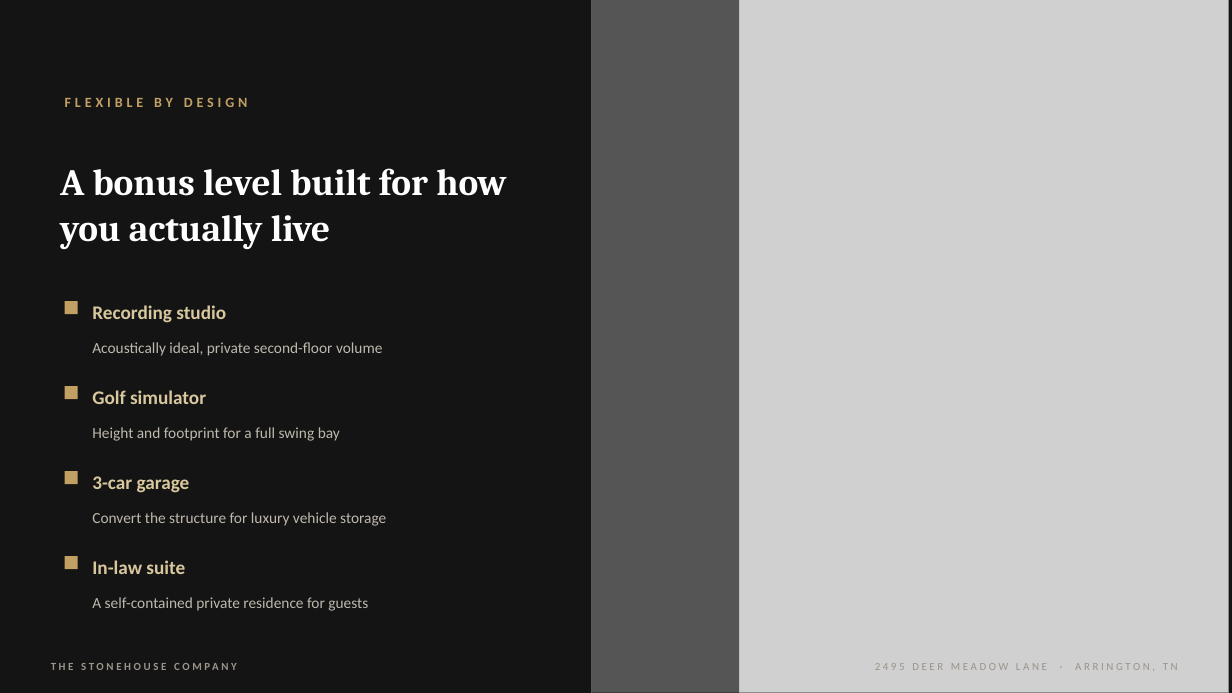
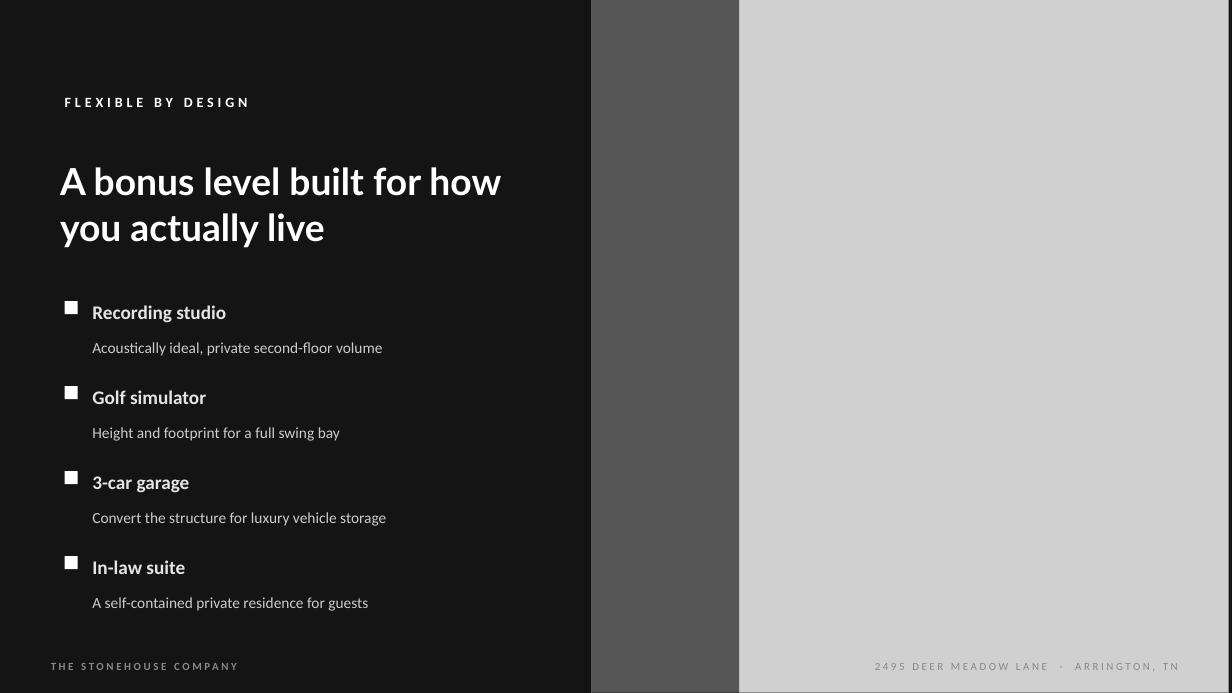
Before and after one commit to The-Stonehouse-Company/Dashboard, a slide deck: slide 8 of assets/listings/2495-deer-meadow-ln/showcase-deck.pptx. Drawn at 1232x693 pixels with LibreOffice and Linux fonts; fonts in the diff are those of the drawing; grey boxes stand for pictures. Boxes give left, top, right and bottom in pixels: in the first picture for what was removed or moved away, otherwise in the second. Text is boxed around its words. In the diff, an @@ line names an element or a change of style, - is before the commit and + after.

```diff
--- a/assets/listings/2495-deer-meadow-ln/showcase-deck.pptx
+++ b/assets/listings/2495-deer-meadow-ln/showcase-deck.pptx
@@ text "FLEXIBLE BY DESIGN" at bbox=[65, 97, 248, 107]: text colour #C2A063 to #FFFFFF @@
@@ text "A bonus level built for ..." at bbox=[60, 167, 501, 248]: font Cambria to Lato @@
@@ text "THE STONEHOUSE COMPANY" at bbox=[145, 512, 166, 523]: text colour #9A948A to #888888 @@
@@ fill #C2A063 to #FFFFFF in 4 elements at bbox=[65, 301, 78, 314], bbox=[65, 386, 78, 399], bbox=[65, 471, 78, 484], bbox=[65, 556, 78, 569] @@
@@ text colour #D9C89E to #E5E5E5 in 4 elements at bbox=[92, 305, 226, 323], bbox=[92, 390, 206, 404], bbox=[92, 476, 190, 493], bbox=[92, 560, 185, 574] @@
@@ text colour #BEB8AD to #CCCCCC in 4 elements at bbox=[92, 342, 382, 356], bbox=[92, 427, 340, 441], bbox=[92, 512, 386, 526], bbox=[92, 597, 368, 611] @@
@@ text "2495 DEER MEADOW LANE · ..." at bbox=[875, 663, 1178, 670]: text colour #9A948A to #888888 @@
```
Also in this commit, not shown: 13 other slides changed.
